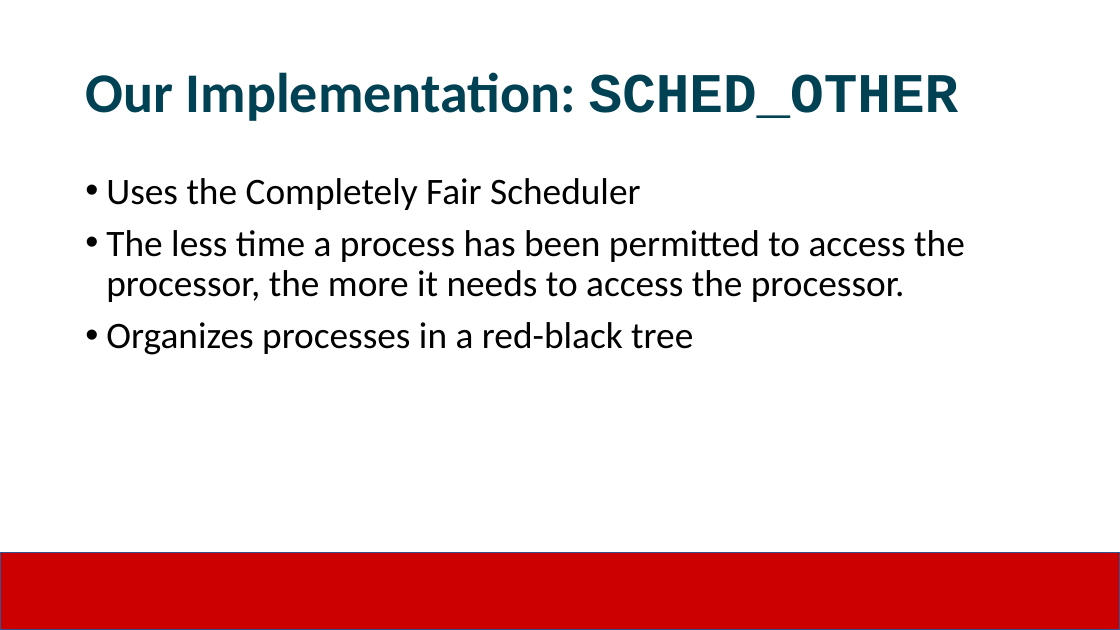
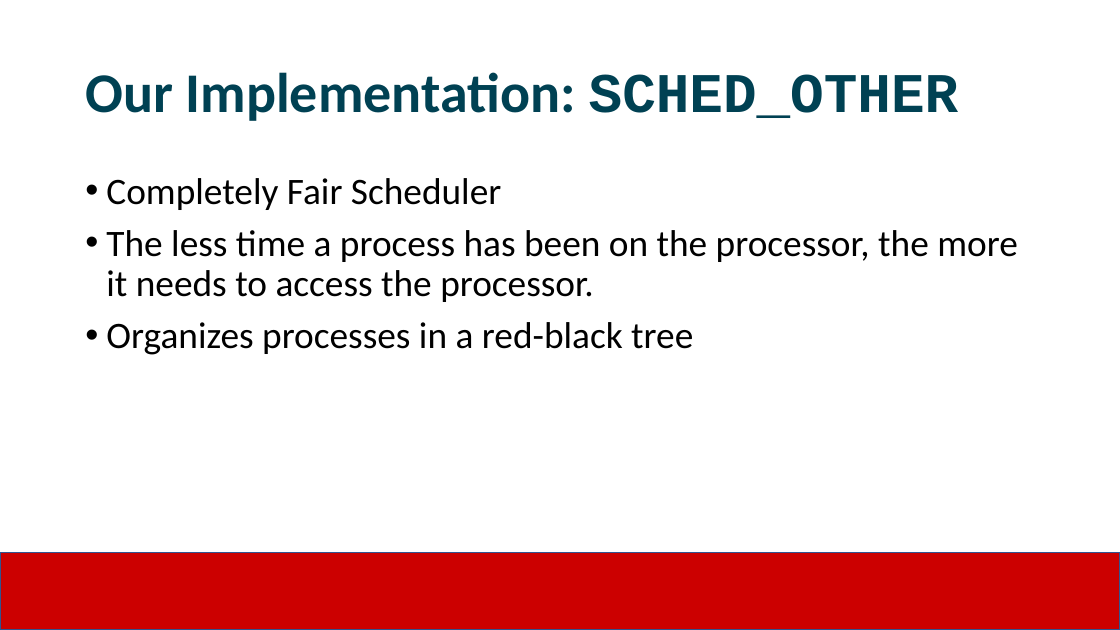
Before and after one commit to JimmyJHickey/Rambunctious-Homunculi, a slide deck: slide 6 of reports/RedHat_Presentation.pptx. Drawn at 1120x630 pixels with LibreOffice and Linux fonts; fonts in the diff are those of the drawing; background and template pictures are left out. Boxes give left, top, right and bottom in pixels: in the first picture for what was removed or moved away, otherwise in the second. Text is boxed around its words. In the diff, an @@ line names an element or a change of style, - is before the commit and + after.

```diff
--- a/reports/RedHat_Presentation.pptx
+++ b/reports/RedHat_Presentation.pptx
@@ text at (x1=106, y1=178, x2=1018, y2=302): text changed @@
-• Uses the Completely Fair Scheduler
-• The less time a process has been permitted to access the processor, the more it needs to access the processor.
+• Completely Fair Scheduler
+• The less time a process has been on the processor, the more it needs to access the processor.
```
Also in this commit, not shown: 4 other slides changed, 1 slide added, 3 other files.
